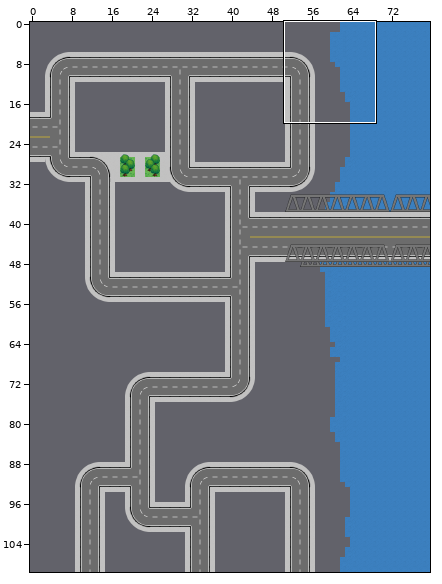
Tiled map: Frund/Tiled/Nivel4.tmx. The picture above shows the old version from afar; the outline marks the close-up.
Close-up. Before the commit:
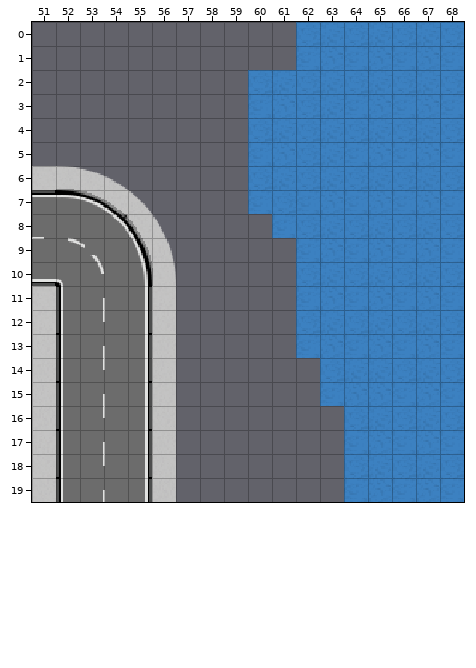
Cells are 16x16 px. Shown: x 51..68, y 0..19. The commit also changed other parts of the map, which this record leaves out.
After:
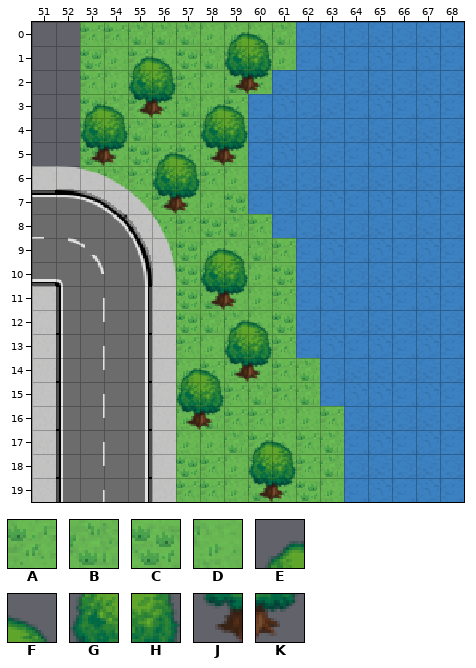
Key: from "Tileset Nivel 2": A 1321, B 1322, C 1358, D 1359; from "plant repack Noche": E 66, F 67, G 92, H 93, J 118, K 119.
_ is an empty cell.
Change:
Changed rows in their new state; . is an unchanged cell.
Layer "Piso (T)":
first column x 53:
 0 AABBBDDDB..
 1 CDADCBACD..
 2 ADDAADBA...
 3 CBAABDA....
 4 ABBAAAA....
 5 CDCAADD....
 6 ABAAAAD....
 7 ..AADDC....
 8 ...AACBA...
 9 ...CCDDBA..
10 ...ACBDDC..
11 ....CBDDA..
12 ....CBBDC..
13 ....ADBBA..
14 ....DADDAB.
15 ....DCABAB.
16 ....DBAADDA
17 ....DDBADAB
18 ....CADDAAB
19 ....AADBACD
Layer "Arboles 3 (No T)":
first column x 53:
 0 ......EF.
 1 ..EF..GH.
 2 ..GH..JK.
 3 EFJK.EF..
 4 GH...GH..
 5 JK.EFJK..
 6 ...GH....
 7 ...JK....
 9 .....EF..
10 .....GH..
11 .....JK..
12 ......EF.
13 ......GH.
14 ....EFJK.
15 ....GH...
16 ....JK...
17 .......EF
18 .......GH
19 .......JK
Pixel boxes of the changes (left, top, right, bottom) in both close-ups:
added: (80, 22, 344, 502)
